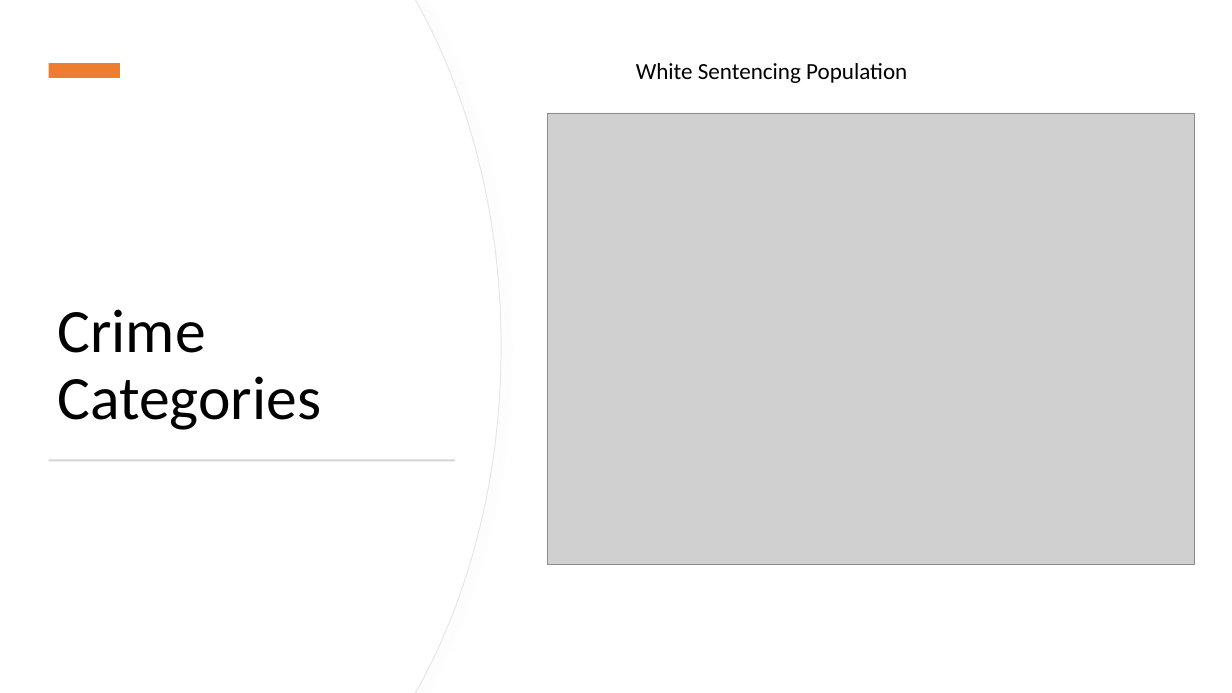
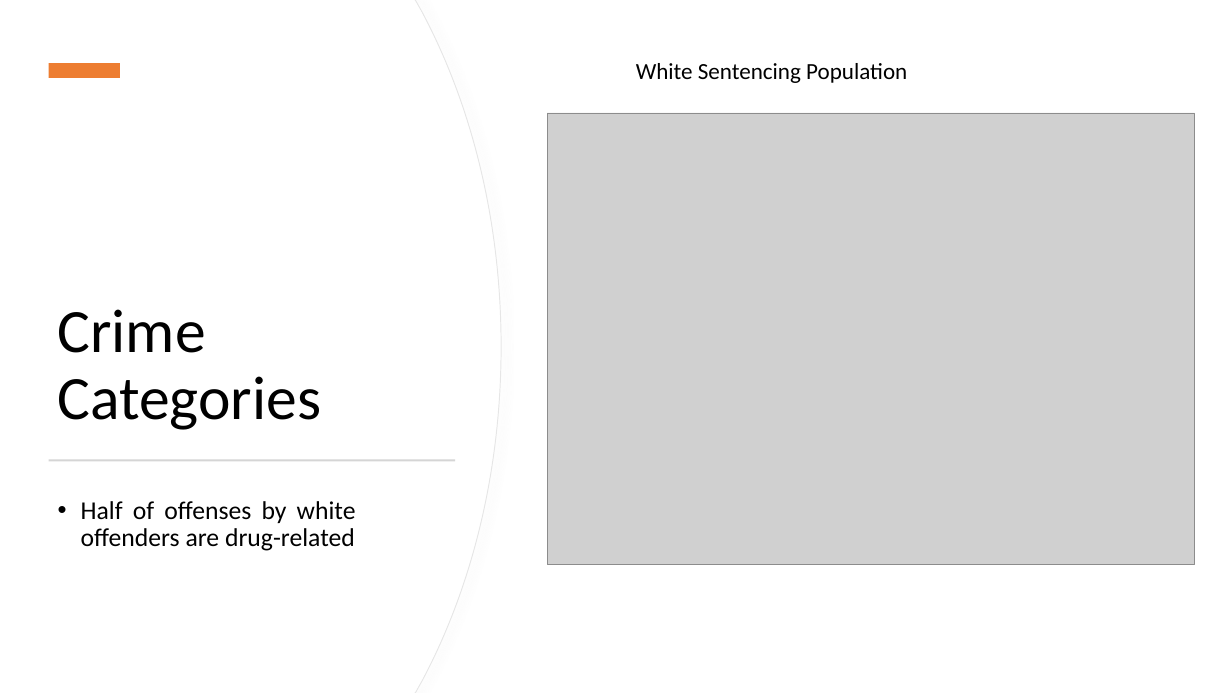
Before and after one commit to jenwhitson/sentencing_project, a slide deck: slide 9 of Presentation.pptx. Drawn at 1232x693 pixels with LibreOffice and Linux fonts; fonts in the diff are those of the drawing; grey boxes stand for pictures. Boxes give left, top, right and bottom in pixels: in the first picture for what was removed or moved away, otherwise in the second. Text is boxed around its words. In the diff, an @@ line names an element or a change of style, - is before the commit and + after.

```diff
--- a/Presentation.pptx
+++ b/Presentation.pptx
@@ text added at (x1=81, y1=501, x2=356, y2=551), 20 pt, text #000000 @@
+• Half of offenses by white offenders are drug-related
```
Also in this commit, not shown: 13 other slides changed, 1 slide added.
